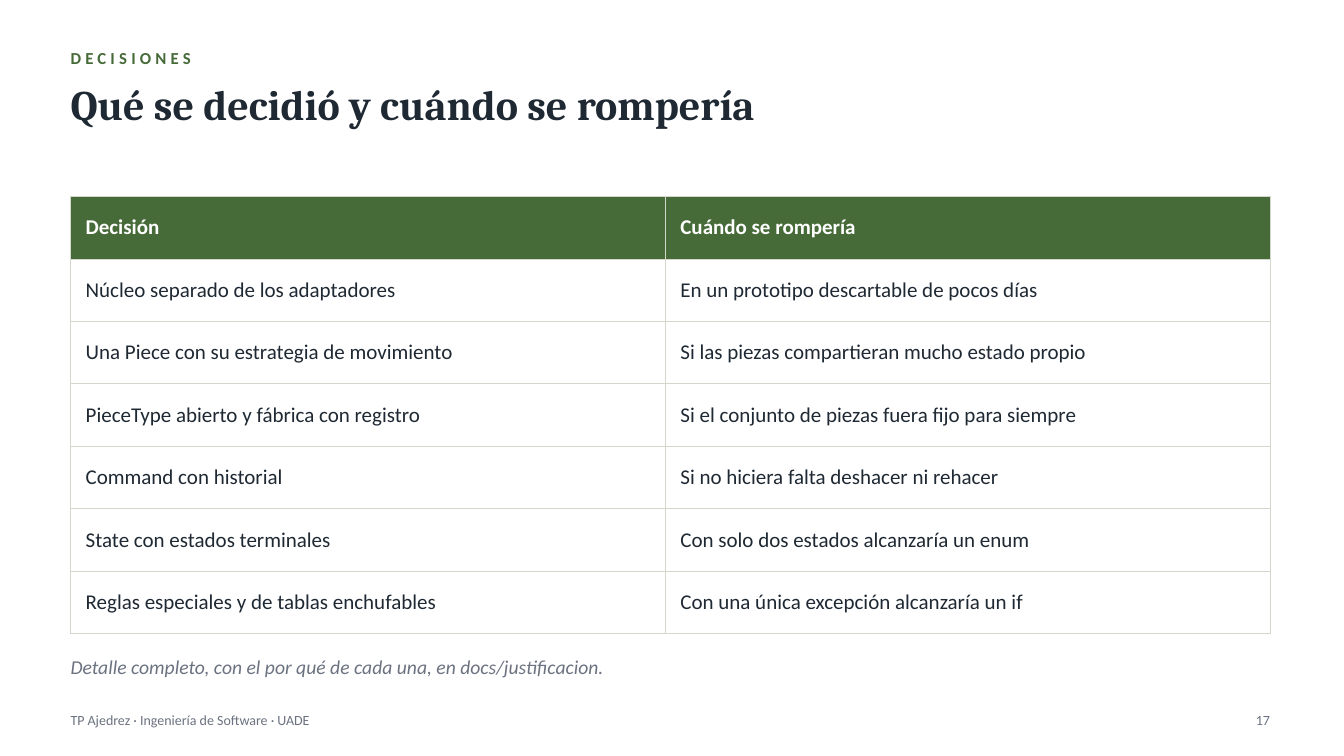
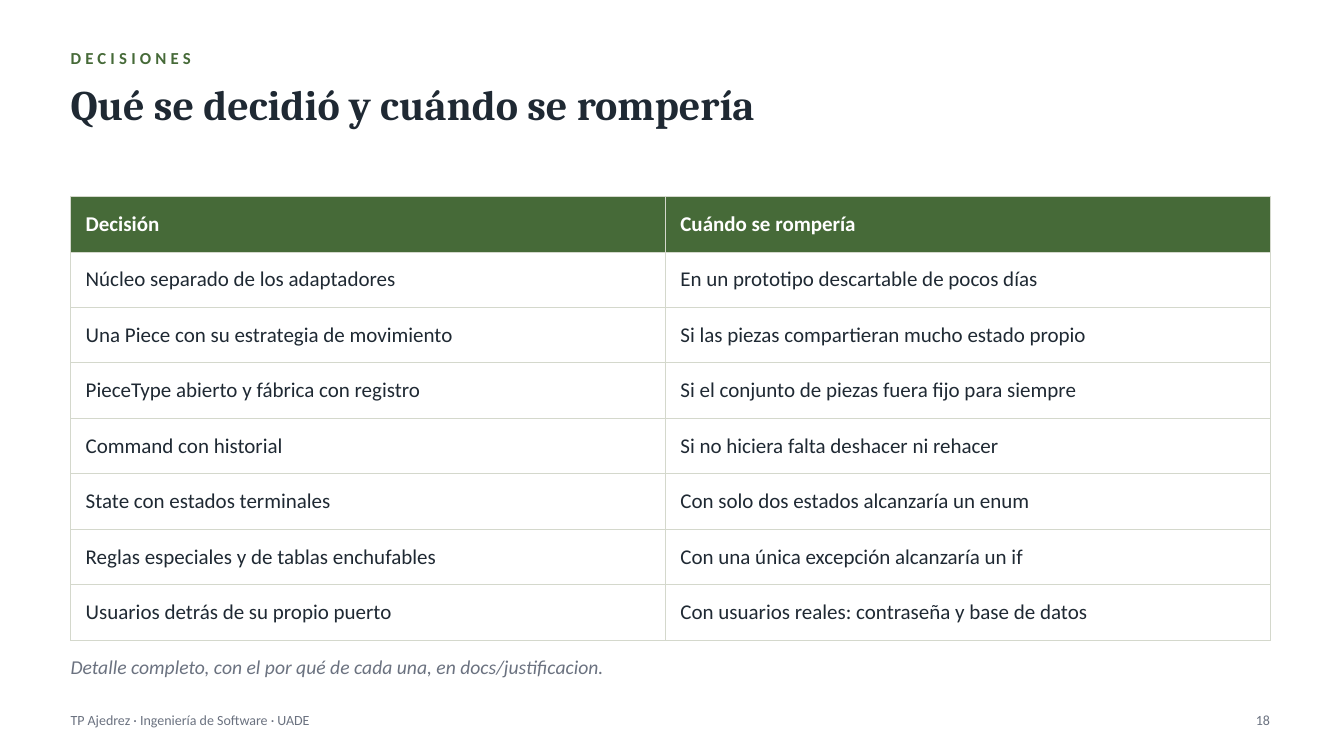
Before and after one commit to Ogstra/tp-ajedrez, a slide deck: slide 18 of docs/presentacion.pptx (slide 17 before the commit). Drawn at 1344x756 pixels with LibreOffice and Linux fonts; fonts in the diff are those of the drawing. Boxes give left, top, right and bottom in pixels: in the first picture for what was removed or moved away, otherwise in the second. Text is boxed around its words. In the diff, an @@ line names an element or a change of style, - is before the commit and + after.

```diff
--- a/docs/presentacion.pptx
+++ b/docs/presentacion.pptx
@@ table at box(71, 197, 1270, 627) @@
+row 8: Usuarios detrás de su propio puerto | Con usuarios reales: contraseña y base de datos
@@ text at box(1256, 715, 1270, 725): text changed @@
-17
+18
```
Also in this commit, not shown: 5 other slides changed, 1 slide added, 13 other files.
